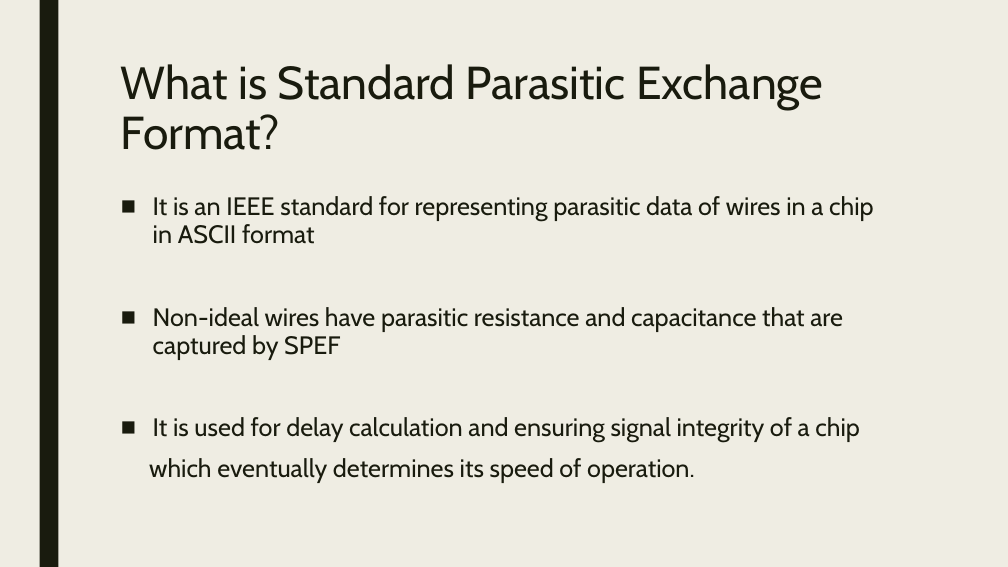
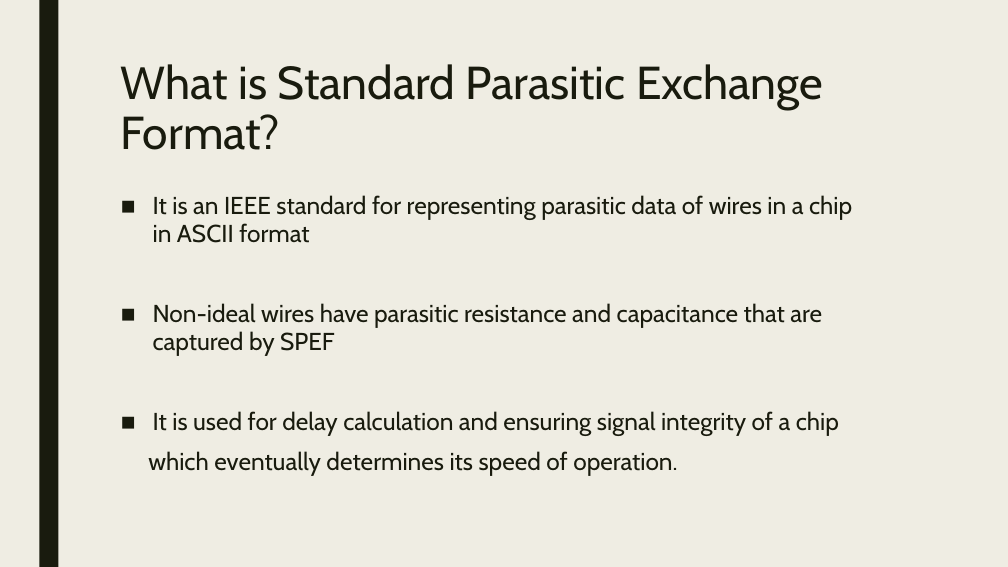
Before and after one commit to Goldent00thbrush/SPEF_Extractor, a slide deck: slide 2 of Project_Presentation.pptx. Drawn at 1008x567 pixels with LibreOffice and Linux fonts; fonts in the diff are those of the drawing. Boxes give left, top, right and bottom in pixels: in the first picture for what was removed or moved away, otherwise in the second. Text is boxed around its words. In the diff, an @@ line names an element or a change of style, - is before the commit and + after.

```diff
--- a/Project_Presentation.pptx
+++ b/Project_Presentation.pptx
@@ text "It is an IEEE standard ..." at <box>148,195,852,476</box>: size 24 to 23.3 pt @@
```
Also in this commit, not shown: 2 other slides changed, 1 slide added, 2 slides removed.
